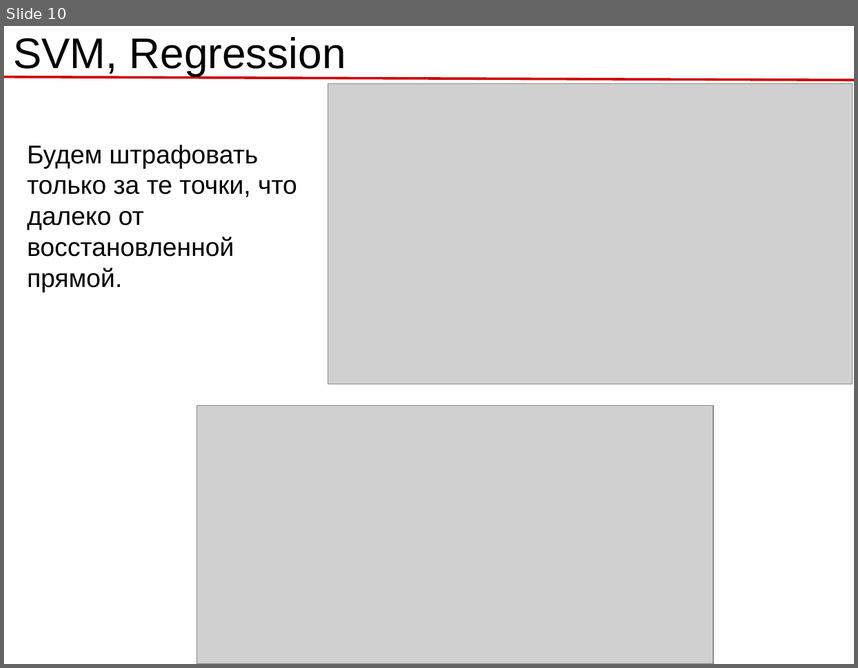
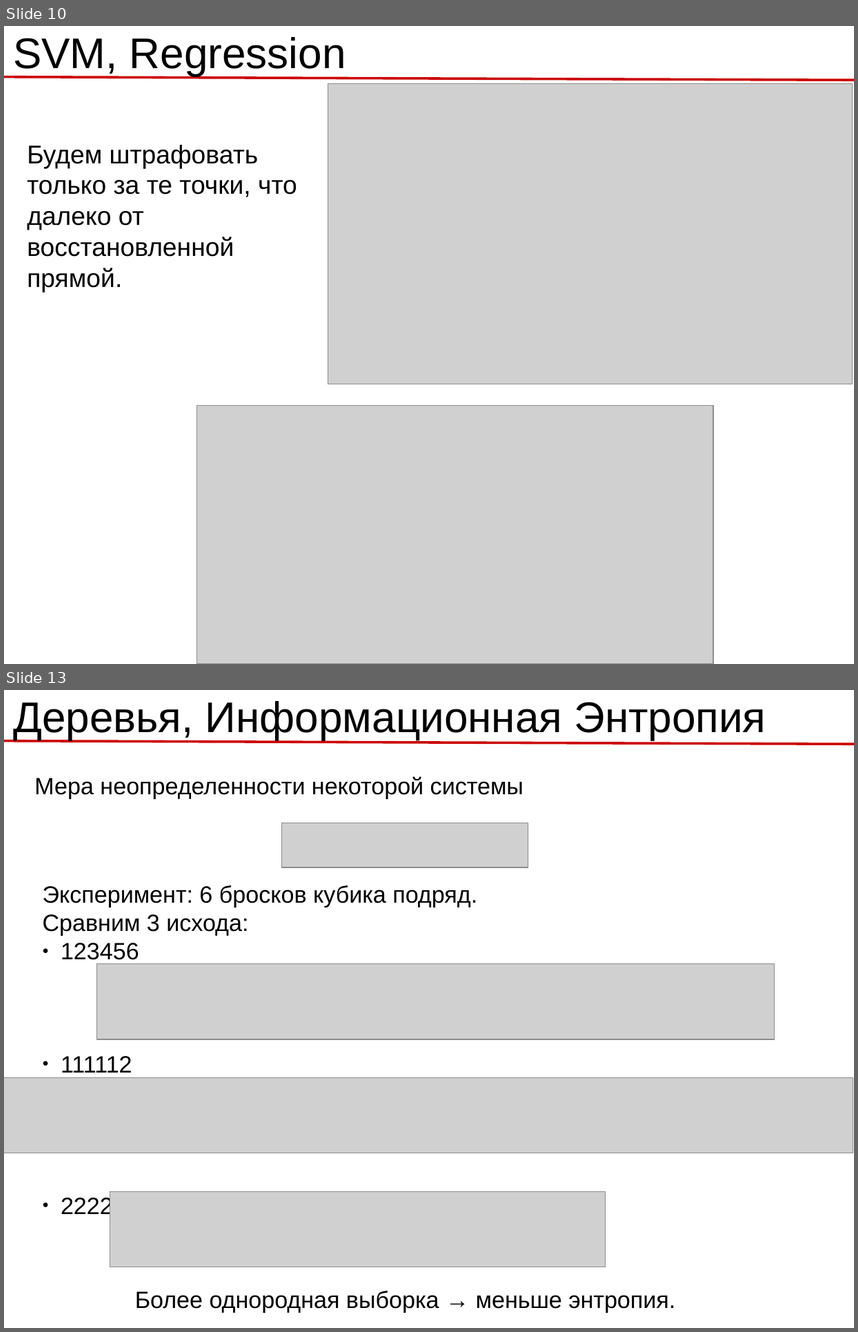
Before and after one commit to rykachevskiy/239, a slide deck: 4.Other_ml_models/4.1_Models.odp. Shown one above the other, each under a label of ours: slide 10 before the commit, slides 10 and 13 after it; the slides between them are not shown. The pictures are 858x668 and 858x1332 pixels, drawn with LibreOffice and Linux fonts; fonts in the diff are those of the drawing; grey boxes stand for pictures; background and template pictures are left out. Boxes give left, top, right and bottom in pixels: in the first picture for what was removed or moved away, otherwise in the second. Text is boxed around its words. In the diff, an @@ line names an element or a change of style, - is before the commit and + after.

```diff
--- a/4.Other_ml_models/4.1_Models.odp
+++ b/4.Other_ml_models/4.1_Models.odp
@@ slide 13 added at [4,690,854,1328], background #FFFFFF; not listed: 1 template element that a slide beside it also shows @@
@@ title added at [13,701,766,740], 40 pt, text #000000 @@
+Деревья, Информационная Энтропия
@@ text added at [34,776,524,799], 22 pt, text #000000 @@
+Мера неопределенности некоторой системы
@@ picture added at [281,822,528,867] @@
@@ text added at [43,885,477,1072], 22 pt, text #000000 @@
+Эксперимент: 6 бросков кубика подряд.
+Сравним 3 исхода:
+● 123456
+● 111112
+● 222222
@@ picture added at [96,964,775,1039] @@
@@ picture added at [4,1077,853,1153] @@
@@ picture added at [110,1192,606,1267] @@
@@ text added at [135,1290,675,1312], 22 pt, text #000000 @@
+Более однородная выборка → меньше энтропия.
```
Also in this commit, not shown: 1 slide changed, 13 other slides added, 1 slide removed, 9 other files.
